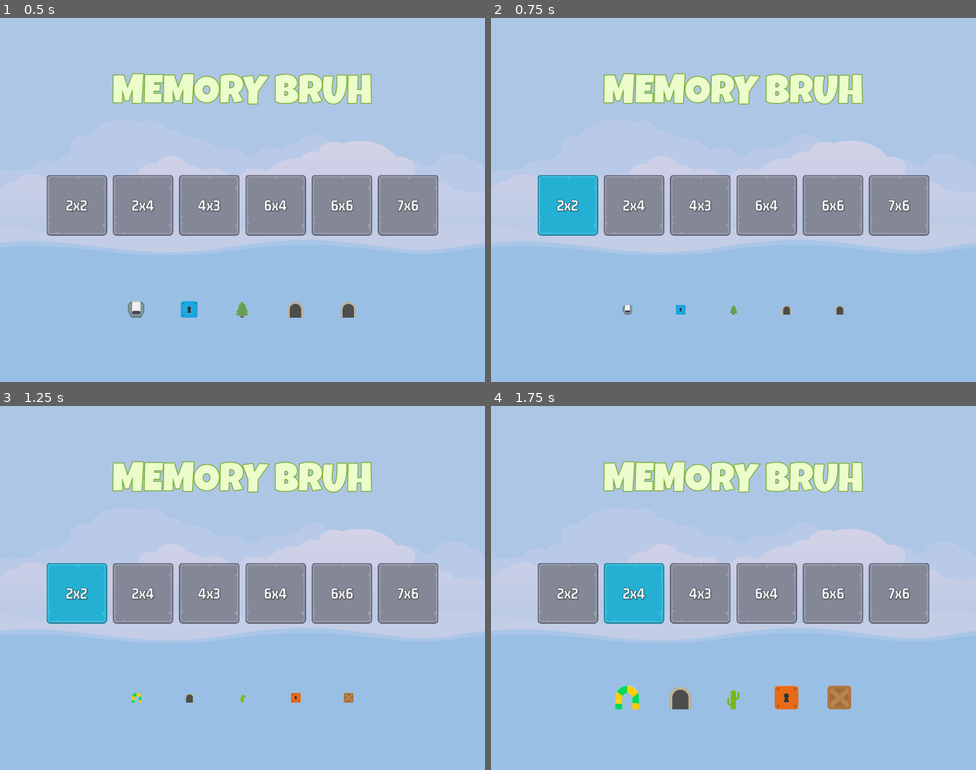
Above: before the commit, frames 1-4 (two rows, left to right).
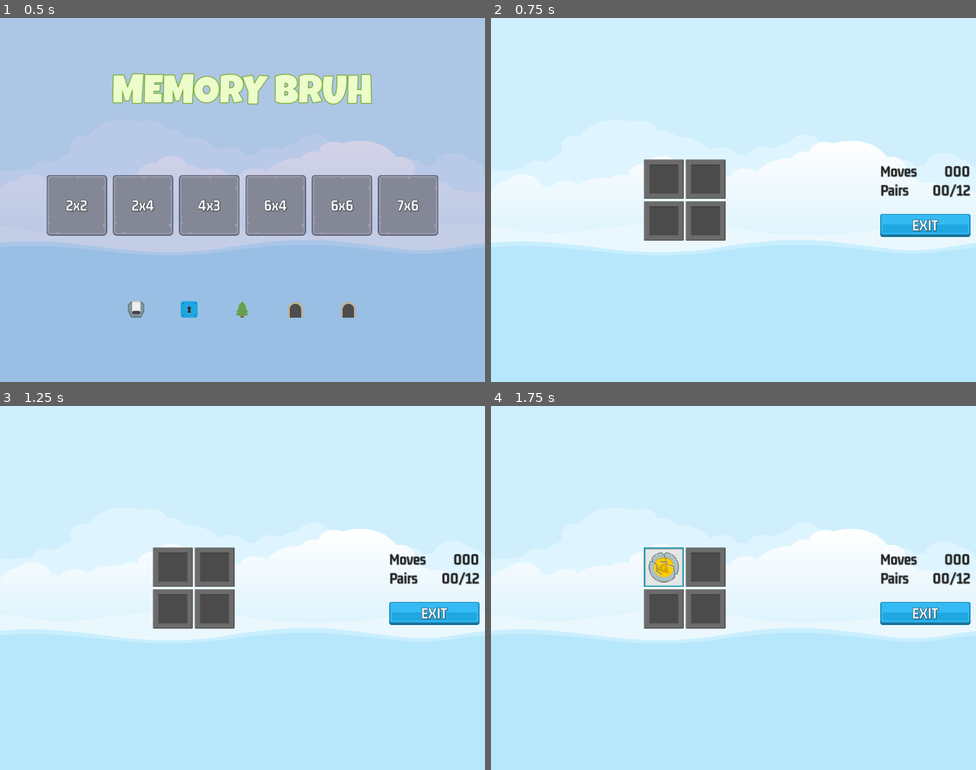
Above: after the commit, the same moments.

Repository: fFukurou/Project-Memory
Game: Godot game, scene res://scenes/master/master.tscn
Same seed, same stepped clock (60 frames per second), same inputs: the game is played once before the commit and once after it.
Inputs (mouse positions are in pixels of both pictures, inside the frame that each line leads up to):
- Up to frame 1 (0.5 s): no input
- Up to frame 2 (0.75 s): click "2x2" at 0.5 s
- Up to frame 3 (1.25 s): no input
- Up to frame 4 (1.75 s): click (665, 566) at 1.27 s

Frame 1 is identical in both runs. In frame 2, 100% of the frame differs, in the area x 0-100%, y 0-100%; in frame 3, 100%; in frame 4, 100%.

Commit message:
all visuals done, only game logic remains

Diff:
--- a/project.godot
+++ b/project.godot
@@ -19,6 +19,7 @@
 
 ImageManager="*res://singletons/image_manager.gd"
 GameManager="*res://singletons/game_manager.gd"
+SignalManager="*res://singletons/signal_manager.gd"
 
 [display]
 
--- /dev/null
+++ b/scenes/game/game.gd
@@ -0,0 +1,38 @@
+extends Control
+
+const MEMORY_TILE = preload("res://scenes/memory_tile/memory_tile.tscn")
+
+@onready var tc: GridContainer = $HB/MC/TC
+
+
+
+# Called when the node enters the scene tree for the first time.
+func _ready() -> void:
+	SignalManager.on_level_selected.connect(on_level_selected)
+
+
+
+# Called every frame. 'delta' is the elapsed time since the previous frame.
+func _process(delta: float) -> void:
+	pass
+
+
+func add_memory_tile(image: ItemImage, frame: Texture2D) -> void:
+	var nt: MemoryTile = MEMORY_TILE.instantiate()
+	tc.add_child(nt)
+	nt.setup(image, frame)
+
+
+func on_level_selected(level_num: int) -> void:
+	var ld: SelectedLevelData = GameManager.get_level_selection(level_num)
+	var frame: Texture2D = ImageManager.get_random_frame_image()
+
+	tc.columns = ld.get_num_cols()
+
+	for im in ld.get_selected_level_images():
+		add_memory_tile(im, frame)
+
+func _on_exit_button_pressed() -> void:
+	for t in tc.get_children():
+		t.queue_free()
+	SignalManager.on_game_exit_pressed.emit()
--- /dev/null
+++ b/scenes/game/game.tscn
@@ -0,0 +1,104 @@
+[gd_scene load_steps=6 format=3 uid="uid://bwiqo4cho0jmc"]
+
+[ext_resource type="Script" path="res://scenes/game/game.gd" id="1_3ypio"]
+[ext_resource type="LabelSettings" uid="uid://bb630qrhxr0ef" path="res://assets/GM_32_White.tres" id="1_d6uh3"]
+[ext_resource type="LabelSettings" uid="uid://efdir2vdny11" path="res://assets/GM_32_Dark.tres" id="1_l5i3s"]
+[ext_resource type="Texture2D" uid="uid://dcg0vtwsiiigj" path="res://assets/ui/blue_button00.png" id="2_l4fo1"]
+[ext_resource type="Texture2D" uid="uid://ba7jm82knum3n" path="res://assets/ui/green_button00.png" id="3_nb1tq"]
+
+[node name="Game" type="Control"]
+layout_mode = 3
+anchors_preset = 15
+anchor_right = 1.0
+anchor_bottom = 1.0
+grow_horizontal = 2
+grow_vertical = 2
+script = ExtResource("1_3ypio")
+
+[node name="HB" type="HBoxContainer" parent="."]
+layout_mode = 1
+anchors_preset = 15
+anchor_right = 1.0
+anchor_bottom = 1.0
+grow_horizontal = 2
+grow_vertical = 2
+
+[node name="MC" type="MarginContainer" parent="HB"]
+layout_mode = 2
+size_flags_horizontal = 3
+theme_override_constants/margin_left = 12
+theme_override_constants/margin_top = 12
+theme_override_constants/margin_right = 12
+theme_override_constants/margin_bottom = 12
+
+[node name="TC" type="GridContainer" parent="HB/MC"]
+layout_mode = 2
+size_flags_horizontal = 4
+size_flags_vertical = 4
+
+[node name="MC2" type="MarginContainer" parent="HB"]
+custom_minimum_size = Vector2(200, 0)
+layout_mode = 2
+theme_override_constants/margin_right = 12
+
+[node name="VB" type="VBoxContainer" parent="HB/MC2"]
+layout_mode = 2
+size_flags_vertical = 4
+
+[node name="HB" type="HBoxContainer" parent="HB/MC2/VB"]
+layout_mode = 2
+
+[node name="Label" type="Label" parent="HB/MC2/VB/HB"]
+layout_mode = 2
+size_flags_horizontal = 3
+text = "Moves"
+label_settings = ExtResource("1_l5i3s")
+vertical_alignment = 1
+
+[node name="LabelMoves" type="Label" parent="HB/MC2/VB/HB"]
+layout_mode = 2
+text = "000"
+label_settings = ExtResource("1_l5i3s")
+horizontal_alignment = 2
+vertical_alignment = 1
+
+[node name="HB2" type="HBoxContainer" parent="HB/MC2/VB"]
+layout_mode = 2
+
+[node name="Label" type="Label" parent="HB/MC2/VB/HB2"]
+layout_mode = 2
+size_flags_horizontal = 3
+text = "Pairs"
+label_settings = ExtResource("1_l5i3s")
+vertical_alignment = 1
+
+[node name="LabelPairs" type="Label" parent="HB/MC2/VB/HB2"]
+layout_mode = 2
+text = "00/12"
+label_settings = ExtResource("1_l5i3s")
+horizontal_alignment = 2
+vertical_alignment = 1
+
+[node name="Spacer" type="Control" parent="HB/MC2/VB"]
+custom_minimum_size = Vector2(0, 24)
+layout_mode = 2
+
+[node name="ExitButton" type="TextureButton" parent="HB/MC2/VB"]
+layout_mode = 2
+size_flags_horizontal = 4
+texture_normal = ExtResource("2_l4fo1")
+texture_pressed = ExtResource("3_nb1tq")
+
+[node name="Label" type="Label" parent="HB/MC2/VB/ExitButton"]
+layout_mode = 1
+anchors_preset = 15
+anchor_right = 1.0
+anchor_bottom = 1.0
+grow_horizontal = 2
+grow_vertical = 2
+text = "EXIT"
+label_settings = ExtResource("1_d6uh3")
+horizontal_alignment = 1
+vertical_alignment = 1
+
+[connection signal="pressed" from="HB/MC2/VB/ExitButton" to="." method="_on_exit_button_pressed"]
--- a/scenes/level_button/level_button.gd
+++ b/scenes/level_button/level_button.gd
@@ -16,6 +16,6 @@
 	]
 
 
-# Called every frame. 'delta' is the elapsed time since the previous frame.
-func _process(delta: float) -> void:
-	pass
+
+func _on_pressed() -> void:
+	SignalManager.on_level_selected.emit(level_number)
--- a/scenes/level_button/level_button.tscn
+++ b/scenes/level_button/level_button.tscn
@@ -34,3 +34,5 @@
 label_settings = ExtResource("4_txgap")
 horizontal_alignment = 1
 vertical_alignment = 1
+
+[connection signal="pressed" from="." to="." method="_on_pressed"]
--- a/scenes/master/master.gd
+++ b/scenes/master/master.gd
@@ -1,12 +1,25 @@
 extends CanvasLayer
+
+@onready var main: Control = $Main
+@onready var game: Control = $Game
+
 
 
 # Called when the node enters the scene tree for the first time.
 func _ready() -> void:
-	var data: SelectedLevelData = GameManager.get_level_selection(3)
-	pass
+	show_game(false)
+	SignalManager.on_game_exit_pressed.connect(on_game_exit_pressed)
+	SignalManager.on_level_selected.connect(on_level_selected)
 
 
-# Called every frame. 'delta' is the elapsed time since the previous frame.
-func _process(delta: float) -> void:
-	pass
+func show_game(s: bool) -> void:
+	game.visible = s
+	main.visible = !s
+
+
+func on_game_exit_pressed() -> void:
+	show_game(false)
+
+
+func on_level_selected(level_num: int) -> void:
+	show_game(true)
--- a/scenes/master/master.tscn
+++ b/scenes/master/master.tscn
@@ -1,8 +1,9 @@
-[gd_scene load_steps=4 format=3 uid="uid://ce4p13uxsqybi"]
+[gd_scene load_steps=5 format=3 uid="uid://ce4p13uxsqybi"]
 
 [ext_resource type="Script" path="res://scenes/master/master.gd" id="1_umm0t"]
 [ext_resource type="Texture2D" uid="uid://c8x8vxsqd7iqc" path="res://assets/images/backgroundEmpty.png" id="2_r6ba0"]
 [ext_resource type="PackedScene" uid="uid://dbhmkdssqt1l5" path="res://scenes/main/main.tscn" id="3_j3vnk"]
+[ext_resource type="PackedScene" uid="uid://bwiqo4cho0jmc" path="res://scenes/game/game.tscn" id="4_cqjgq"]
 
 [node name="Master" type="CanvasLayer"]
 script = ExtResource("1_umm0t")
@@ -17,3 +18,5 @@
 expand_mode = 1
 
 [node name="Main" parent="." instance=ExtResource("3_j3vnk")]
+
+[node name="Game" parent="." instance=ExtResource("4_cqjgq")]
--- /dev/null
+++ b/scenes/memory_tile/memory_tile.gd
@@ -0,0 +1,40 @@
+extends TextureButton
+
+class_name MemoryTile
+
+@onready var frame_image: TextureRect = $FrameImage
+@onready var item_image: TextureRect = $ItemImage
+
+
+
+var _item_name: String
+var _can_select_me: bool = true
+
+
+
+
+# Called when the node enters the scene tree for the first time.
+func _ready() -> void:
+	pass # Replace with function body.
+
+
+
+func reveal(r: bool) -> void:
+	frame_image.visible = r
+	item_image.visible = r
+
+
+
+
+func setup(image: ItemImage, frame: Texture2D) -> void:
+	frame_image.texture = frame
+	item_image.texture = image.get_texture()
+	_item_name = image.get_item_name()
+	reveal(false)
+
+
+
+
+func _on_pressed() -> void:
+	if _can_select_me == true:
+		reveal(true)
--- /dev/null
+++ b/scenes/memory_tile/memory_tile.tscn
@@ -0,0 +1,54 @@
+[gd_scene load_steps=5 format=3 uid="uid://c0ocilu7sc1al"]
+
+[ext_resource type="Texture2D" uid="uid://cbv8vw7x37hjj" path="res://assets/frames/hidden_frame_blank.png" id="1_hs461"]
+[ext_resource type="Script" path="res://scenes/memory_tile/memory_tile.gd" id="2_aaoe7"]
+[ext_resource type="Texture2D" uid="uid://bxf7lwa3g4rng" path="res://assets/frames/blue_frame.png" id="3_aw5yk"]
+[ext_resource type="Texture2D" uid="uid://cdrfancumij62" path="res://assets/glitch/crosshair_blue_small.png" id="4_p82ww"]
+
+[node name="MemoryTile" type="TextureButton"]
+anchors_preset = 8
+anchor_left = 0.5
+anchor_top = 0.5
+anchor_right = 0.5
+anchor_bottom = 0.5
+offset_left = -20.0
+offset_top = -20.0
+offset_right = 20.0
+offset_bottom = 20.0
+grow_horizontal = 2
+grow_vertical = 2
+pivot_offset = Vector2(42, 42)
+texture_normal = ExtResource("1_hs461")
+script = ExtResource("2_aaoe7")
+
+[node name="FrameImage" type="TextureRect" parent="."]
+layout_mode = 1
+anchors_preset = 8
+anchor_left = 0.5
+anchor_top = 0.5
+anchor_right = 0.5
+anchor_bottom = 0.5
+offset_left = -42.0
+offset_top = -42.0
+offset_right = 42.0
+offset_bottom = 42.0
+grow_horizontal = 2
+grow_vertical = 2
+texture = ExtResource("3_aw5yk")
+
+[node name="ItemImage" type="TextureRect" parent="."]
+layout_mode = 1
+anchors_preset = 8
+anchor_left = 0.5
+anchor_top = 0.5
+anchor_right = 0.5
+anchor_bottom = 0.5
+offset_left = -32.0
+offset_top = -32.0
+offset_right = 32.0
+offset_bottom = 32.0
+grow_horizontal = 2
+grow_vertical = 2
+texture = ExtResource("4_p82ww")
+
+[connection signal="pressed" from="." to="." method="_on_pressed"]
--- /dev/null
+++ b/singletons/signal_manager.gd
@@ -0,0 +1,5 @@
+extends Node
+
+
+signal on_game_exit_pressed
+signal on_level_selected(level_num: int)
